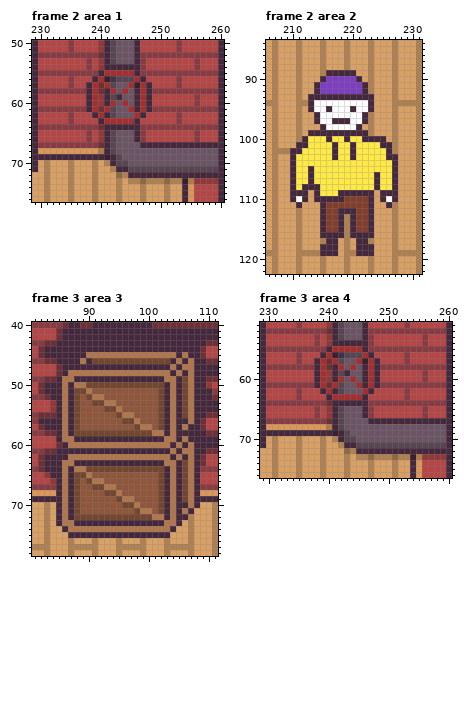
Pixel-art file -- assets/aseprite/bar_store.aseprite. The picture above is the old version.
320x180 pixels, 12 frames. Colours within 5 levels of each other are drawn and written as one. Shown: frame 2 area 1: x 229..260, y 50..76; frame 2 area 2: x 206..231, y 84..122; frame 3 area 3: x 81..111, y 40..78; frame 3 area 4: x 229..260, y 51..76. The commit also changed other frames or places, which this record leaves out.
After:
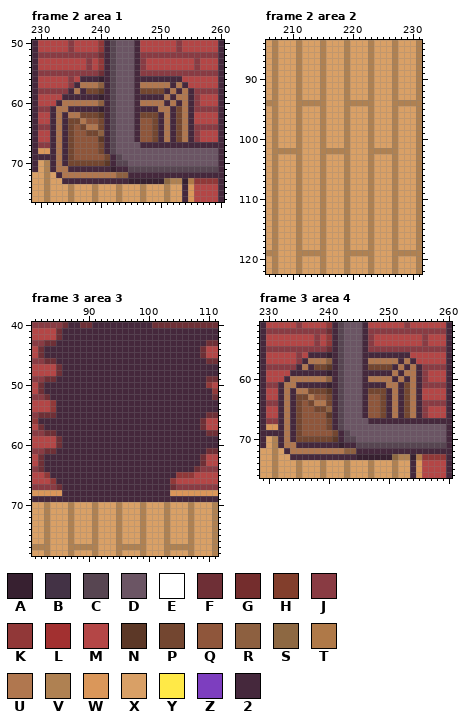
Palette (. is transparent): A #372030  B #433245  C #574551  D #6b5564  E #ffffff  F #6e2f36  G #742d2d  H #823e2c  J #893b43  K #913838  L #a23030  M #b44646  N #5c3827  P #734630  Q #8f563b  R #8d6040  S #8d6842  T #af7948  U #b0774f  V #af8152  W #da975a  X #d9a066  Y #ffe947  Z #7d3ebf  2 #45283c
From old to new:
layer "foreground" now shown
layer "cargo" now hidden
layer "pipe_valve" now hidden
layer "dude" now hidden
Changed rows in their new state; - is an unchanged pixel.
Frame 2 area 1:
first column x 232:
54 ----------CDDD----------
55 --------F2CDDD----------
56 -----22-A2CDDD2-222222--
57 ----2UUUR2---D2UUUUU2U2-
58 ---2U2PPN-C-D--PPPP2U2U2
59 --2222-2A--D---2-22U2UU2
60 -2UUUUUUR-C-D--UUUU2U2U2
61 2UU222-2A2---D-2-2UU2PU2
62 2U2UUPPPN-----2PPP2U2PU2
63 2U2PPUQQP2CDDD-QQP2U2PU2
64 2U2PQPUUP-CDDD-QQP2U2PU2
65 2U2PQQPPR------QQP2U2PU2
66 2U2PQQQQN------QQP2U2PU2
67 2U2PQQQQP---------------
68 2U2PQQQQP---------------
69 -U-PQQQQQP--------------
70 2U2PPPPPPN--------------
71 2UU2222222A-------------
72 -2UUUUUUUUURR-----------
73 --22222222222AAAAAA-----
Frame 2 area 2:
first column x 210:
 89 ------XXXVX-------
 90 -----VXXXVXX------
 91 ----XVXXXVXXX-----
 92 ----XVXXXVXXX-----
 93 ---XXVXXXVXXXV----
 94 ---VVVXXXVVVVV----
 95 ---XXVXXXVXXXV----
 96 ----XVXXXVXXX-----
 97 ----XVXXXVXXX-----
 98 -----VXXXVXX------
 99 ---XXVXXXVXXX-----
100 --XXXVXXXVXXXVXX--
101 -VXXXVXXXVXXXVXXX-
102 VVXXXVVVVVXXXVVVV-
103 XVXXXVXXXVXXXVXXXV
104 XVXXXVXXXVXXXVXXXV
105 XVXXXVXXXVXXXVXXXV
106 XVXXXVXXXVXXXVXXXV
107 XVXXXVXXXVXXXVXXXV
108 XVXXXVXXXVXXXVXXXV
109 XVX-XVXXXVXXXV-XXV
110 XVX-XVXXXVXXXV-XXV
111 -V---VXXXVXXXV--X-
112 -----VXXXVXXXV----
113 -----VXXX-XXXV----
114 -----VXXX-XXXV----
115 -----VXXX-XXXV----
116 -----VXXX-XXXV----
117 ------XX---XX-----
118 -----VXX---XXV----
119 -----VXX---VVV----
Frame 3 area 3:
first column x 85:
45 -----222222222222222-2--
46 ----2-2222222222222-2-2-
47 -------------------2-22-
48 --22222222222222222-2-2-
49 -22---------------22-22-
50 -2-222222222222222-2-22-
51 -2-222222222222222-2-22-
52 -2-222222222222222-2-22-
53 -2-222222222222222-2-22-
54 -2-222222222222222-2-22-
55 -2-222222222222222-2-22-
56 -2-222222222222222-2--2-
57 -2-222222222222222-2-2--
58 -2-222222222222222-2----
59 F22---------------22-2--
60 --22222222222222222-2-2-
61 -------------------2-22-
62 --22222222222222222-2-2-
63 -22---------------22-22-
64 -2-222222222222222-2-22F
65 -2-222222222222222-2KKKM
66 -2-222222222222222-KMMMM
67 F2-222222222222222-FJJJJ
68 W2-222222222222222-WWWWW
69 -2-222222222222222-2-22-
70 XXVXXXVXXXVXXXVXXXVXXXVX
71 XXVXXXVXXXVXXXVXXXVXXXV-
72 XXVXXXVXXXVXXXVXXXVXXX--
73 XXVXXXVXXXVXXXVXXXVXX---
74 -XVXXXVXXXVXXXVXXXVX----
75 --VXXXVXXXVXXXVXXXV-----
Frame 3 area 4: the same change as frame 2 area 1
